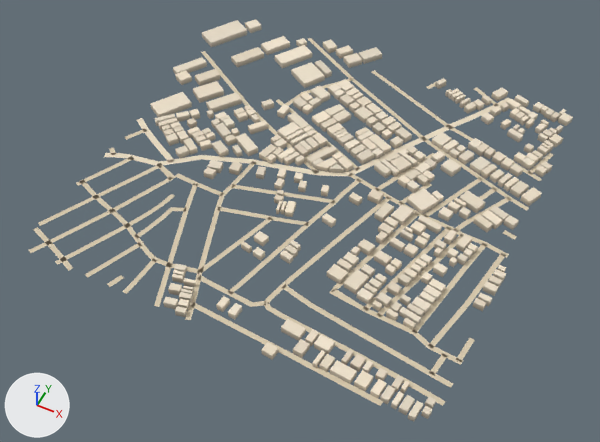
An edit to the glTF model public/assets/bengaluru-region-v1/tiles/t-17_8-l1.glb, drawn before and after from the same camera.
One viewpoint serves both versions: a 50 mm lens placed at (-7943.0, 3600.0, 723.0), pointed at (-8248.0, 4209.0, -37.0). The axes (+X, +Y, +Z) are drawn at lower left. The lights are the same throughout. The first picture is the older version.

Objects in the first picture: 'building', 'ground'.
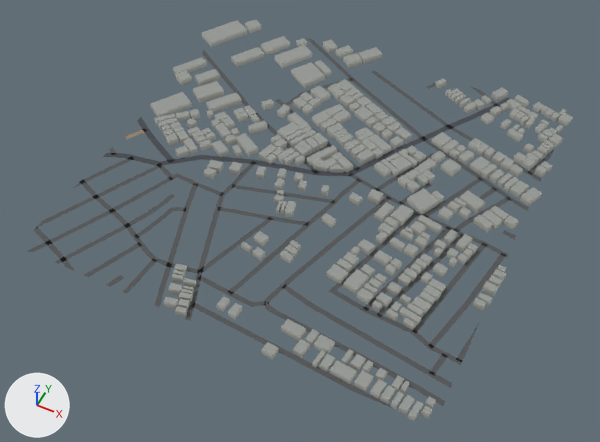
The change, as a diff of the scene's bpy script:
```diff
--- a/public/assets/bengaluru-region-v1/tiles/t-17_8-l1.glb.py
+++ b/public/assets/bengaluru-region-v1/tiles/t-17_8-l1.glb.py
@@ me_building @@
 # used by ob_building; location = (-8500.0, 4000.0, 0.0)
-me_building.from_pydata(...)  # 2690 vertices, 3369 faces; spans x -20.0..508.0, y -4.0..516.0, z 0.0..8.0
+me_building.from_pydata(...)  # 2690 vertices, 4048 faces; spans x -20.0..508.0, y -4.0..516.0, z 0.0..8.0
+# me_building part 1: 3369 kept faces spanning x -20.0..508.0, y -4.0..516.0, z 0.0..8.0 get new vertex colours
 me_building.materials.append(mat_building)
@@ me_ground @@
 # used by ob_ground; location = (-8500.0, 4000.0, 0.0)
-me_ground.from_pydata(...)  # 674 vertices, 550 faces; spans x -3.0..503.0, y -3.0..503.0, z 1.0
+me_ground.from_pydata(...)  # 684 vertices, 560 faces; spans x 0.0..500.0, y 0.0..500.0, z 1.0
+# me_ground part 2: 26 vertices moved from x -3.0..228.0, y -3.0..247.0, z 1.0 to x 0.0..228.0, y 0.0..249.0, z 1.0; 12 vertices removed from x -3.0..189.0, y -1.0..164.0, z 1.0; 16 vertices added at x 0.0..189.0, y 0.0..172.0, z 1.0
+# me_ground part 3: 6 vertices moved from x 373.0..499.0, y 261.0..503.0, z 1.0 to x 365.0..500.0, y 267.0..500.0, z 1.0; 10 vertices removed from x 326.0..503.0, y 267.0..501.0, z 1.0; 12 vertices added at x 324.0..500.0, y 261.0..500.0, z 1.0
+# me_ground part 4: 9 vertices moved from x 342.0..503.0, y -3.0..111.0, z 1.0 to x 341.0..500.0, y 0.0..105.0, z 1.0; 3 vertices removed from x 411.0..497.0, y 3.0..112.0, z 1.0; 7 vertices added at x 415.0..500.0, y 0.0..136.0, z 1.0
+# me_ground part 5: 4 vertices removed from x -2.0..21.0, y 390.0..407.0, z 1.0; 4 vertices added at x 0.0..13.0, y 395.0..408.0, z 1.0
+# me_ground part 6: 512 kept faces spanning x 0.0..500.0, y 0.0..500.0, z 1.0 get new vertex colours; the middle colour goes from beige #d7c9ae to dark grey #535556
+# other edits to the shape of me_ground do not show in these pictures
 me_ground.materials.append(mat_ground)
```

Boxes [x1, y1, x2, y2] around the edits, measured in the pictures (600 x 442 px; the box of a moved part takes in the faces that stretch with it):
'ground', reshaped: before [29, 38, 554, 406]; after [27, 38, 554, 408]
part 1 of me_building, recoloured (darker): [150, 19, 573, 421] in both
part 2 of me_ground, moved or reshaped: before [29, 118, 197, 320]; after [27, 117, 197, 321]
part 3 of me_ground, moved or reshaped: [427, 79, 554, 240] in both
part 4 of me_ground, moved or reshaped: before [261, 286, 475, 406]; after [261, 286, 479, 408]
part 5 of me_ground, moved or reshaped: before [201, 51, 219, 69]; after [202, 50, 219, 69]
part 6 of me_ground, recoloured: [29, 39, 535, 391] in both
